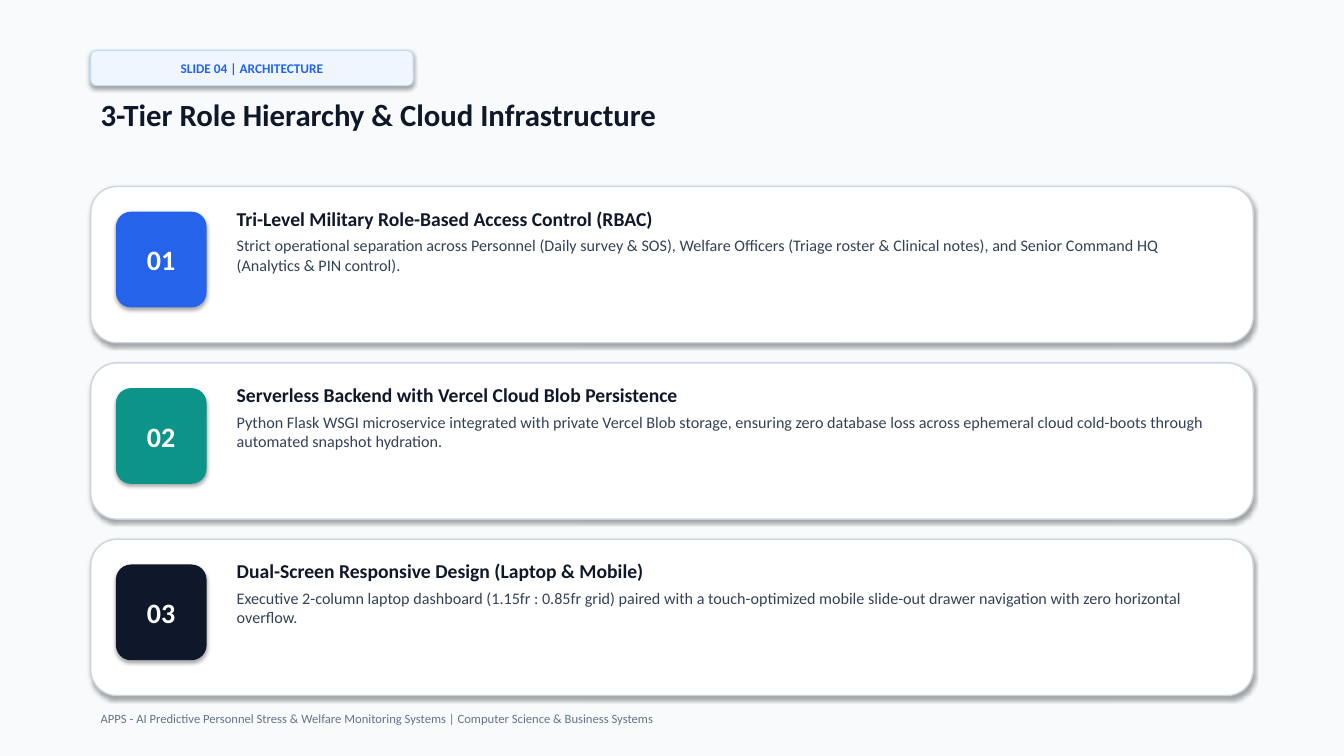
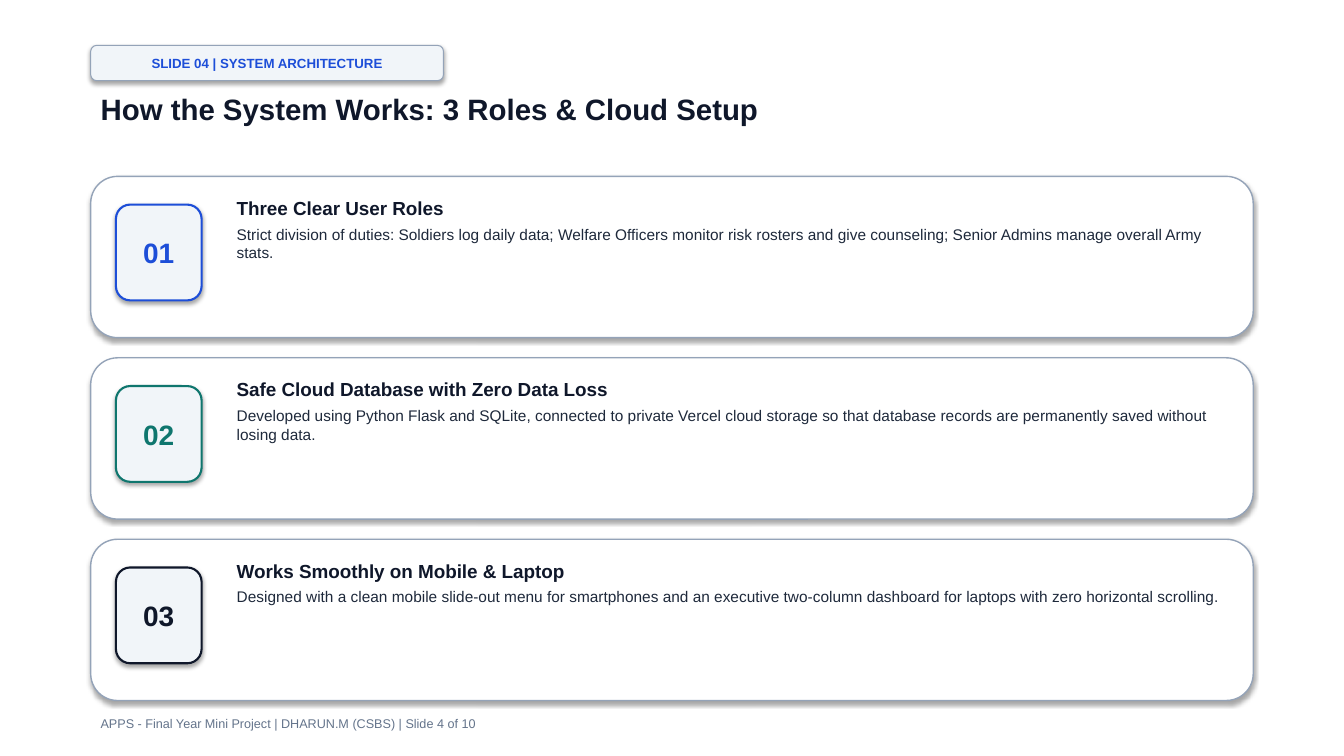
Before and after one commit to dharuntech275/APPS-, a slide deck: slide 4 of APPS_Mini_Project_Presentation.pptx. Drawn at 1344x756 pixels with LibreOffice and Linux fonts; fonts in the diff are those of the drawing. Boxes give left, top, right and bottom in pixels: in the first picture for what was removed or moved away, otherwise in the second. Text is boxed around its words. In the diff, an @@ line names an element or a change of style, - is before the commit and + after.

Commit message:
docs: update presentation with print-friendly clean white layout, simple English, and companion landscape printout PDF

```diff
--- a/APPS_Mini_Project_Presentation.pptx
+++ b/APPS_Mini_Project_Presentation.pptx
@@ rectangle at box(0, 0, 1344, 756): fill #F8FAFC to #FFFFFF @@
@@ rounded rectangle "SLIDE 04 | SYSTEM ARCHITECTURE": place and size @@
-rounded rectangle "SLIDE 04 | SYSTEM ARCHITECTURE" at box(91, 50, 413, 86)
+rounded rectangle "SLIDE 04 | SYSTEM ARCHITECTURE" at box(91, 45, 444, 81)
@@ rounded rectangle "SLIDE 04 | SYSTEM ARCHITECTURE" at box(91, 45, 444, 81): fill #EFF6FF to #F1F5F9; outline #BFDBFE 0.75 pt to #94A3B8 0.75 pt @@
@@ text in rounded rectangle at box(152, 58, 383, 68): text changed; font Calibri to Arial; text colour #2563EB to #1D4ED8 @@
-SLIDE 04 | ARCHITECTURE
+SLIDE 04 | SYSTEM ARCHITECTURE
@@ text at box(101, 98, 758, 125): text changed; size 22 to 21 pt; font Calibri to Arial @@
-3-Tier Role Hierarchy & Cloud Infrastructure
+How the System Works: 3 Roles & Cloud Setup
@@ outline #CBD5E1 1 pt to #94A3B8 1 pt in 3 elements at box(91, 358, 1253, 519), box(91, 539, 1253, 701), box(91, 176, 1253, 338) @@
@@ rounded rectangle: place and size @@
-rounded rectangle at box(91, 187, 1253, 343)
+rounded rectangle at box(91, 176, 1253, 338)
@@ rounded rectangle "01": place and size @@
-rounded rectangle "01" at box(116, 212, 207, 308)
+rounded rectangle "01" at box(116, 205, 202, 300)
@@ rounded rectangle "01" at box(116, 205, 202, 300): font Calibri to Arial, text colour #FFFFFF to #1D4ED8; fill #2563EB to #F1F5F9; outline none to #1D4ED8 1.5 pt @@
@@ text at box(237, 201, 1201, 258): text changed; size 11.5 to 11 pt; font Calibri to Arial; text colour #334155 to #1E293B @@
-Tri-Level Military Role-Based Access Control (RBAC)
-Strict operational separation across Personnel (Daily survey & SOS), Welfare Officers (Triage roster & Clinical notes), and Senior Command HQ (Analytics & PIN control).
+Three Clear User Roles
+Strict division of duties: Soldiers log daily data; Welfare Officers monitor risk rosters and give counseling; Senior Admins manage overall Army stats.
@@ rounded rectangle: place and size @@
-rounded rectangle at box(91, 363, 1253, 519)
+rounded rectangle at box(91, 358, 1253, 519)
@@ rounded rectangle "02": place and size @@
-rounded rectangle "02" at box(116, 388, 207, 484)
+rounded rectangle "02" at box(116, 386, 202, 482)
@@ rounded rectangle "02" at box(116, 386, 202, 482): font Calibri to Arial, text colour #FFFFFF to #0F766E; fill #0D9488 to #F1F5F9; outline none to #0F766E 1.5 pt @@
@@ text at box(237, 382, 1207, 443): text changed; size 11.5 to 11 pt; font Calibri to Arial; text colour #334155 to #1E293B @@
-Serverless Backend with Vercel Cloud Blob Persistence
-Python Flask WSGI microservice integrated with private Vercel Blob storage, ensuring zero database loss across ephemeral cloud cold-boots through automated snapshot hydration.
+Safe Cloud Database with Zero Data Loss
+Developed using Python Flask and SQLite, connected to private Vercel cloud storage so that database records are permanently saved without losing data.
@@ rounded rectangle: place and size @@
-rounded rectangle at box(91, 539, 1253, 696)
+rounded rectangle at box(91, 539, 1253, 701)
@@ rounded rectangle "03": place and size @@
-rounded rectangle "03" at box(116, 565, 207, 660)
+rounded rectangle "03" at box(116, 568, 202, 663)
@@ rounded rectangle "03" at box(116, 568, 202, 663): font Calibri to Arial, text colour #FFFFFF to #0F172A; fill #0F172A to #F1F5F9; outline none to #0F172A 1.5 pt @@
@@ text at box(237, 564, 1218, 606): text changed; size 11.5 to 11 pt; font Calibri to Arial; text colour #334155 to #1E293B @@
-Dual-Screen Responsive Design (Laptop & Mobile)
-Executive 2-column laptop dashboard (1.15fr : 0.85fr grid) paired with a touch-optimized mobile slide-out drawer navigation with zero horizontal overflow.
+Works Smoothly on Mobile & Laptop
+Designed with a clean mobile slide-out menu for smartphones and an executive two-column dashboard for laptops with zero horizontal scrolling.
@@ text at box(101, 719, 476, 731): text changed; font Calibri to Arial @@
-APPS - AI Predictive Personnel Stress & Welfare Monitoring Systems | Computer Science & Business Systems
+APPS - Final Year Mini Project | DHARUN.M (CSBS) | Slide 4 of 10
```
Also in this commit, not shown: 9 other slides changed, 3 other files.
